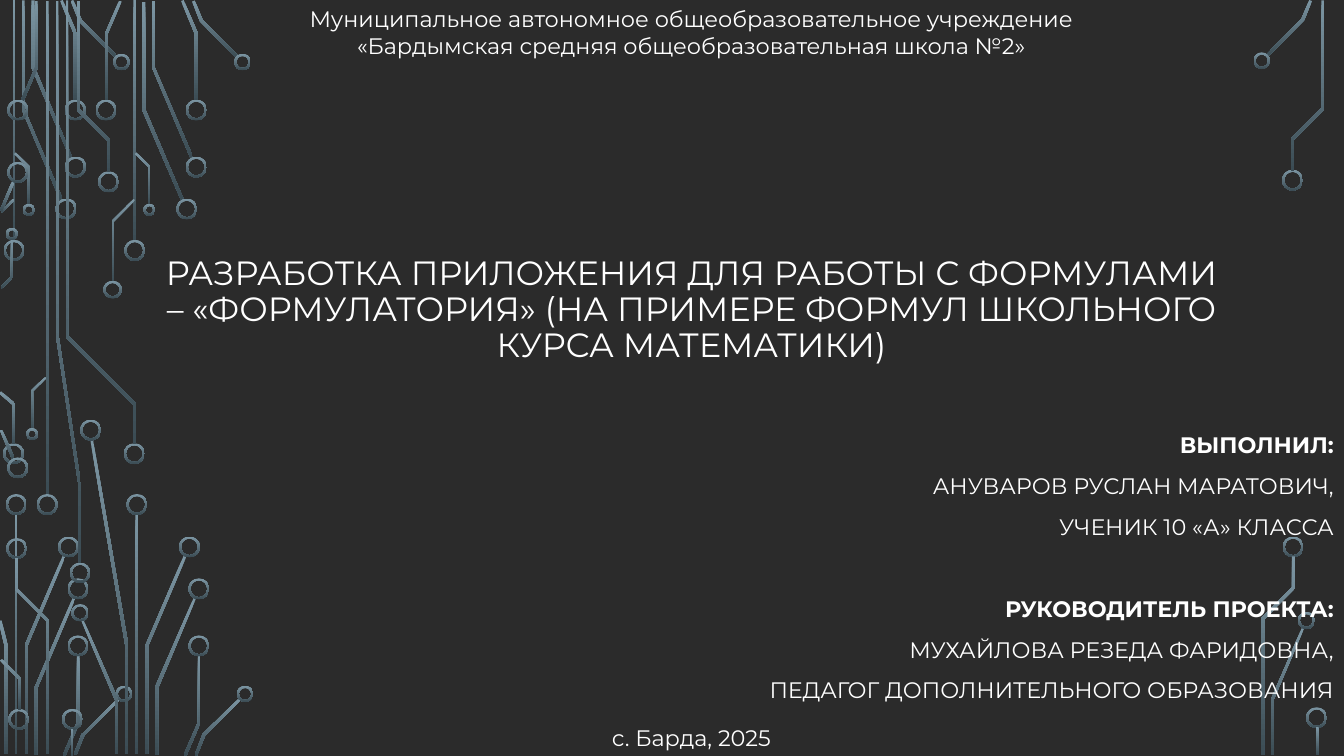
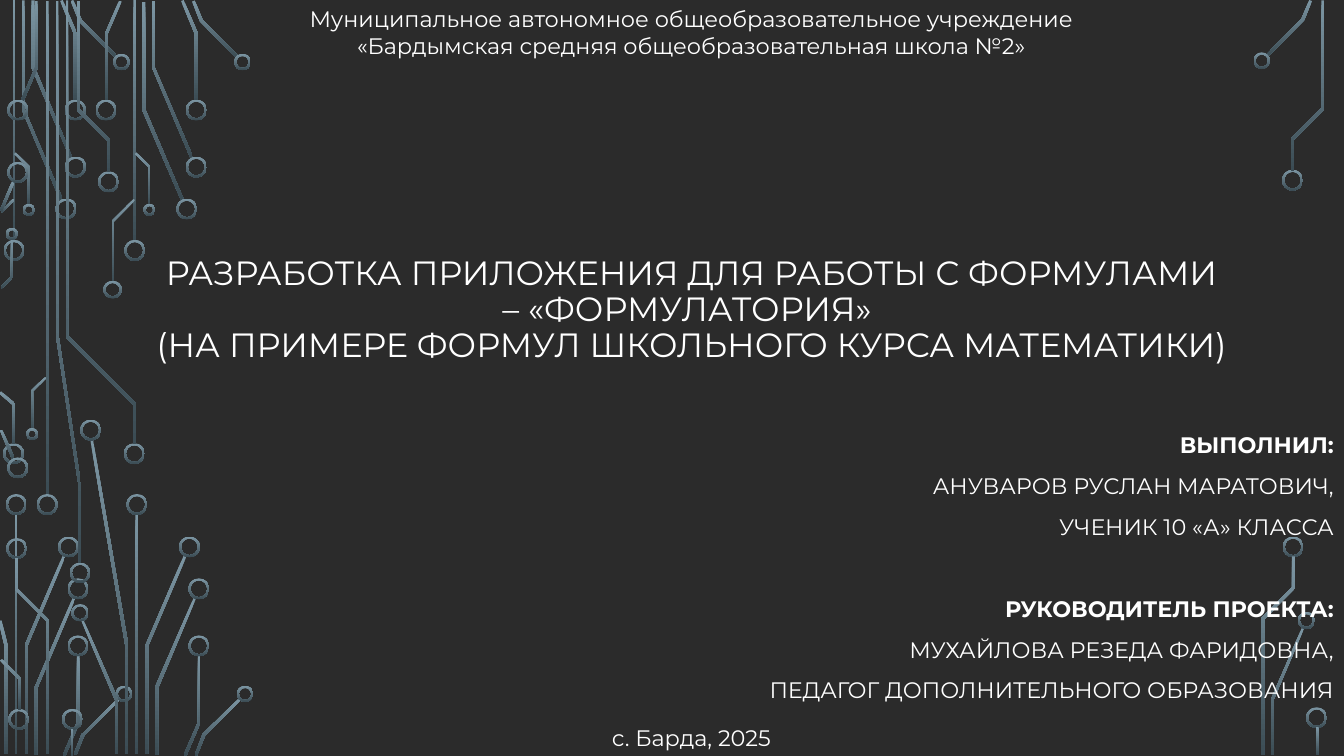
Before and after one commit to Lamwarld/Formulatory, a slide deck: slide 1 of docs/фывыф.pptx. Drawn at 1344x756 pixels with LibreOffice and Linux fonts; fonts in the diff are those of the drawing; background and template pictures are left out; a plain dark background stands for a picture behind light text. Boxes give left, top, right and bottom in pixels: in the first picture for what was removed or moved away, otherwise in the second. Text is boxed around its words. In the diff, an @@ line names an element or a change of style, - is before the commit and + after.

```diff
--- a/docs/фывыф.pptx
+++ b/docs/фывыф.pptx
@@ text at [157,260,1226,364]: text changed @@
-РАЗРАБОТКА ПРИЛОЖЕНИЯ ДЛЯ РАБОТЫ С ФОРМУЛАМИ – «ФОРМУЛАТОРИЯ» (НА ПРИМЕРЕ ФОРМУЛ ШКОЛЬНОГО КУРСА МАТЕМАТИКИ)
+РАЗРАБОТКА ПРИЛОЖЕНИЯ ДЛЯ РАБОТЫ С ФОРМУЛАМИ – «ФОРМУЛАТОРИЯ»
+(НА ПРИМЕРЕ ФОРМУЛ ШКОЛЬНОГО КУРСА МАТЕМАТИКИ)
```
Also in this commit, not shown: 6 other slides changed, 2 slides added, 1 slide removed, 21 other files.
